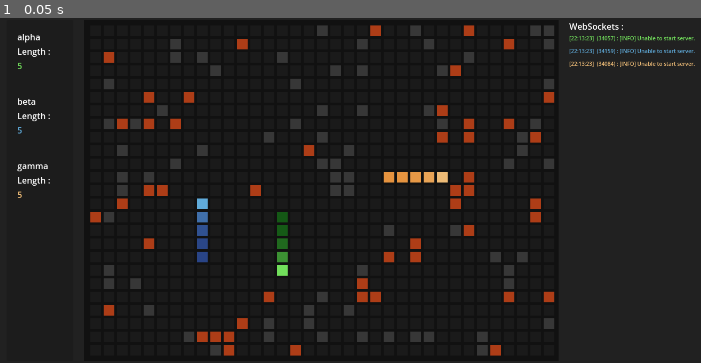
Above: before the commit, frame 1.
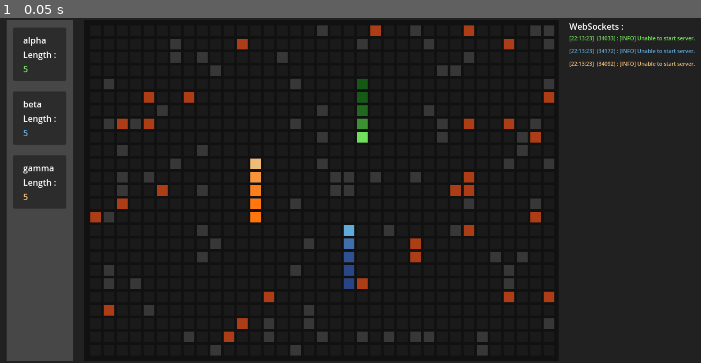
Above: after the commit, the same moment.

Repository: emecdelam/multiplayer_snake
Game: Godot game, scene res://scenes/main_game.tscn
Two runs of this game, one before a commit and one after it. Both use one fixed random seed, a clock stepped at 60 frames per second and the inputs below.
Inputs:
- Up to frame 1 (0.05 s): no input

The runs differ from the first frame. In frame 1, 9.4% of the frame differs, in the area x 0-88%, y 0-100%.

Commit message:
working with automatic display

Diff:
--- a/scenes/main_game.tscn
+++ b/scenes/main_game.tscn
@@ -6,11 +6,11 @@
 [sub_resource type="StyleBoxFlat" id="StyleBoxFlat_fjvs4"]
 bg_color = Color(0.129412, 0.129412, 0.129412, 1)
 
+[sub_resource type="StyleBoxFlat" id="StyleBoxFlat_5xl8l"]
+bg_color = Color(0.278431, 0.278431, 0.278431, 1)
+
 [sub_resource type="StyleBoxFlat" id="StyleBoxFlat_w2xjl"]
 bg_color = Color(0.0666667, 0.0666667, 0.0666667, 1)
-
-[sub_resource type="Theme" id="Theme_cid60"]
-CheckBox/styles/focus = null
 
 [node name="GUI" type="Control"]
 layout_mode = 3
@@ -20,7 +20,7 @@
 grow_horizontal = 2
 grow_vertical = 2
 
-[node name="Panel" type="Panel" parent="."]
+[node name="main_panel" type="Panel" parent="."]
 layout_mode = 1
 anchors_preset = 15
 anchor_right = 1.0
@@ -29,7 +29,7 @@
 grow_vertical = 2
 theme_override_styles/panel = SubResource("StyleBoxFlat_fjvs4")
 
-[node name="MarginContainer" type="MarginContainer" parent="Panel"]
+[node name="main_margin" type="MarginContainer" parent="main_panel"]
 layout_mode = 1
 anchors_preset = 15
 anchor_right = 1.0
@@ -41,107 +41,30 @@
 theme_override_constants/margin_right = 50
 theme_override_constants/margin_bottom = 50
 
-[node name="HBoxContainer" type="HBoxContainer" parent="Panel/MarginContainer"]
+[node name="main_h_container" type="HBoxContainer" parent="main_panel/main_margin"]
 layout_mode = 2
 theme_override_constants/separation = 20
 
-[node name="Panel" type="Panel" parent="Panel/MarginContainer/HBoxContainer"]
+[node name="display_panel" type="Panel" parent="main_panel/main_margin/main_h_container"]
 custom_minimum_size = Vector2(125, 250)
 layout_mode = 2
 size_flags_vertical = 3
+theme_override_styles/panel = SubResource("StyleBoxFlat_5xl8l")
 
-[node name="VBoxContainer" type="VBoxContainer" parent="Panel/MarginContainer/HBoxContainer/Panel"]
+[node name="display_v_container" type="VBoxContainer" parent="main_panel/main_margin/main_h_container/display_panel"]
+unique_name_in_owner = true
 custom_minimum_size = Vector2(0, 400)
 layout_mode = 1
 anchors_preset = 15
 anchor_right = 1.0
 anchor_bottom = 1.0
+offset_top = 14.0
 grow_horizontal = 2
 grow_vertical = 2
 size_flags_vertical = 0
+theme_override_constants/separation = 20
 
-[node name="MarginContainer" type="MarginContainer" parent="Panel/MarginContainer/HBoxContainer/Panel/VBoxContainer"]
-custom_minimum_size = Vector2(50, 100)
-layout_mode = 2
-size_flags_vertical = 0
-theme_override_constants/margin_left = 20
-theme_override_constants/margin_top = 20
-theme_override_constants/margin_right = 20
-theme_override_constants/margin_bottom = 20
-
-[node name="VBoxContainer1" type="VBoxContainer" parent="Panel/MarginContainer/HBoxContainer/Panel/VBoxContainer/MarginContainer"]
-layout_mode = 2
-
-[node name="name" type="Label" parent="Panel/MarginContainer/HBoxContainer/Panel/VBoxContainer/MarginContainer/VBoxContainer1"]
-unique_name_in_owner = true
-layout_mode = 2
-
-[node name="length" type="Label" parent="Panel/MarginContainer/HBoxContainer/Panel/VBoxContainer/MarginContainer/VBoxContainer1"]
-layout_mode = 2
-size_flags_vertical = 0
-text = "Length :"
-
-[node name="score" type="Label" parent="Panel/MarginContainer/HBoxContainer/Panel/VBoxContainer/MarginContainer/VBoxContainer1"]
-unique_name_in_owner = true
-layout_mode = 2
-size_flags_vertical = 0
-text = "0"
-
-[node name="MarginContainer2" type="MarginContainer" parent="Panel/MarginContainer/HBoxContainer/Panel/VBoxContainer"]
-custom_minimum_size = Vector2(50, 100)
-layout_mode = 2
-size_flags_vertical = 0
-theme_override_constants/margin_left = 20
-theme_override_constants/margin_top = 20
-theme_override_constants/margin_right = 20
-theme_override_constants/margin_bottom = 20
-
-[node name="VBoxContainer2" type="VBoxContainer" parent="Panel/MarginContainer/HBoxContainer/Panel/VBoxContainer/MarginContainer2"]
-layout_mode = 2
-
-[node name="name_2" type="Label" parent="Panel/MarginContainer/HBoxContainer/Panel/VBoxContainer/MarginContainer2/VBoxContainer2"]
-unique_name_in_owner = true
-layout_mode = 2
-
-[node name="length" type="Label" parent="Panel/MarginContainer/HBoxContainer/Panel/VBoxContainer/MarginContainer2/VBoxContainer2"]
-layout_mode = 2
-size_flags_vertical = 0
-text = "Length :"
-
-[node name="score_2" type="Label" parent="Panel/MarginContainer/HBoxContainer/Panel/VBoxContainer/MarginContainer2/VBoxContainer2"]
-unique_name_in_owner = true
-layout_mode = 2
-size_flags_vertical = 0
-text = "0"
-
-[node name="MarginContainer3" type="MarginContainer" parent="Panel/MarginContainer/HBoxContainer/Panel/VBoxContainer"]
-custom_minimum_size = Vector2(50, 100)
-layout_mode = 2
-size_flags_vertical = 0
-theme_override_constants/margin_left = 20
-theme_override_constants/margin_top = 20
-theme_override_constants/margin_right = 20
-theme_override_constants/margin_bottom = 20
-
-[node name="VBoxContainer2" type="VBoxContainer" parent="Panel/MarginContainer/HBoxContainer/Panel/VBoxContainer/MarginContainer3"]
-layout_mode = 2
-
-[node name="name_3" type="Label" parent="Panel/MarginContainer/HBoxContainer/Panel/VBoxContainer/MarginContainer3/VBoxContainer2"]
-unique_name_in_owner = true
-layout_mode = 2
-
-[node name="length" type="Label" parent="Panel/MarginContainer/HBoxContainer/Panel/VBoxContainer/MarginContainer3/VBoxContainer2"]
-layout_mode = 2
-size_flags_vertical = 0
-text = "Length :"
-
-[node name="score_3" type="Label" parent="Panel/MarginContainer/HBoxContainer/Panel/VBoxContainer/MarginContainer3/VBoxContainer2"]
-unique_name_in_owner = true
-layout_mode = 2
-size_flags_vertical = 0
-text = "0"
-
-[node name="Panel2" type="Panel" parent="Panel/MarginContainer/HBoxContainer"]
+[node name="game_panel" type="Panel" parent="main_panel/main_margin/main_h_container"]
 custom_minimum_size = Vector2(100, 100)
 layout_mode = 2
 size_flags_horizontal = 0
@@ -149,27 +72,21 @@
 theme_override_styles/panel = SubResource("StyleBoxFlat_w2xjl")
 metadata/_edit_use_anchors_ = true
 
-[node name="Node2D" type="Node2D" parent="Panel/MarginContainer/HBoxContainer/Panel2"]
+[node name="game_container" type="Node2D" parent="main_panel/main_margin/main_h_container/game_panel"]
 position = Vector2(1, 0)
 script = ExtResource("1_c2hxe")
-number_fruits = 50
+number_fruits = 30
 
-[node name="Timer" type="Timer" parent="Panel/MarginContainer/HBoxContainer/Panel2"]
+[node name="timer" type="Timer" parent="main_panel/main_margin/main_h_container/game_panel"]
 wait_time = 0.15
 one_shot = true
 
-[node name="console" type="VBoxContainer" parent="Panel/MarginContainer/HBoxContainer"]
+[node name="console" type="VBoxContainer" parent="main_panel/main_margin/main_h_container"]
 unique_name_in_owner = true
 custom_minimum_size = Vector2(50, 350)
 layout_mode = 2
 script = ExtResource("2_550nc")
 
-[node name="Label" type="Label" parent="Panel/MarginContainer/HBoxContainer/console"]
+[node name="websockets" type="Label" parent="main_panel/main_margin/main_h_container/console"]
 layout_mode = 2
 text = "WebSockets :"
-
-[node name="silent" type="CheckBox" parent="Panel/MarginContainer/HBoxContainer/console"]
-visible = false
-layout_mode = 2
-theme = SubResource("Theme_cid60")
-text = "Silent mode"
--- a/scenes/player_display.tscn
+++ b/scenes/player_display.tscn
@@ -1,29 +1,38 @@
 [gd_scene format=3 uid="uid://cytim0ssld1dj"]
 
-[node name="player_margin" type="MarginContainer"]
+[node name="panel" type="Panel"]
+custom_minimum_size = Vector2(100, 100)
+offset_left = 8.0
+offset_top = 8.0
+offset_right = 112.0
+offset_bottom = 120.0
+size_flags_horizontal = 4
+size_flags_vertical = 4
+
+[node name="player_margin" type="MarginContainer" parent="."]
 custom_minimum_size = Vector2(50, 100)
+layout_mode = 1
+anchors_preset = 15
+anchor_right = 1.0
+anchor_bottom = 1.0
+grow_horizontal = 2
+grow_vertical = 2
 size_flags_vertical = 0
 theme_override_constants/margin_left = 20
 theme_override_constants/margin_top = 20
 theme_override_constants/margin_right = 20
 theme_override_constants/margin_bottom = 20
 
-[node name="Panel" type="Panel" parent="."]
-custom_minimum_size = Vector2(50, 100)
+[node name="player_v_container" type="VBoxContainer" parent="player_margin"]
 layout_mode = 2
 
-[node name="player_v_container" type="VBoxContainer" parent="Panel"]
-layout_mode = 2
-offset_right = 62.0
-offset_bottom = 77.0
-
-[node name="name" type="Label" parent="Panel/player_v_container"]
+[node name="name" type="Label" parent="player_margin/player_v_container"]
 layout_mode = 2
 
-[node name="length" type="Label" parent="Panel/player_v_container"]
+[node name="length" type="Label" parent="player_margin/player_v_container"]
 layout_mode = 2
 text = "Length :"
 
-[node name="score" type="Label" parent="Panel/player_v_container"]
+[node name="score" type="Label" parent="player_margin/player_v_container"]
 layout_mode = 2
 text = "0"
--- a/scripts/communication/thread_manager.gd
+++ b/scripts/communication/thread_manager.gd
@@ -12,7 +12,7 @@
 
 ## Function to execute a command in a specific thread
 func execute(index: int, exec_path: String, exec_args: Array):
-	print("[INFO] appel vers un thread")
+	print("[INFO] Creating processes for threads")
 	if index >= threads.size():
 		print("[WARNING] trying to execute with an index superior to the number of threads")
 		return
@@ -25,7 +25,6 @@
 
 ## A function do print all outputs
 func dump_outputs() -> Thread:
-	print("[INFO] waiting for threads to finish dumping outputs")
 	var dump = func() -> void:
 		for thread in threads:
 			thread.wait_to_finish()
--- a/scripts/game/main_game.gd
+++ b/scripts/game/main_game.gd
@@ -1,5 +1,6 @@
 extends Node2D
 
+class_name Game
 #--------------------------------------
 # EXPORTS
 #--------------------------------------
@@ -16,6 +17,7 @@
 #--------------------------------------
 @onready var panel_position: Vector2 = position
 @onready var cell: Resource = preload("res://scenes/cell.tscn")
+@onready var player_display = preload("res://scenes/player_display.tscn")
 @onready var console: ServerConsole = %console
 #--------------------------------------
 # GLOBAL VAR
@@ -28,32 +30,19 @@
 var param := Parameters.new()
 var thread_manager := ThreadManager.new(param.number_of_players)
 var connections: Array[bool] = []
-
+var dead_count: int = 0
 #--------------------------------------
 # Default functions
 #--------------------------------------
 func _ready():
 	# Initialize display
-	%name.text = param.player_names[0]
-	%name_2.text = param.player_names[1]
-	%name_3.text = param.player_names[2]
-	%score.add_to_group("score_labels")
-	%score.add_theme_color_override("font_color",param.player_colors[0][0])
-	if param.number_of_players > 2:
-		%score_3.add_to_group("score_labels")
-		%score_3.add_theme_color_override("font_color",param.player_colors[2][0])
-	if param.number_of_players > 1:
-		%score_2.add_to_group("score_labels")
-		%score_2.add_theme_color_override("font_color",param.player_colors[1][0])
-	else:
-		%score_2.get_parent().hide()
-		%score_3.get_parent().hide()
-		print("[WARNING] only updating score for one player")
+	create_score_displays()
+
 	# Game related starts
 	spawns = create_spawns(param.number_of_players)
 	create_map()
 	create_player()
-	timer  = get_parent().get_node("Timer")
+	timer  = get_parent().get_node("timer")
 	map.generate_walls(number_walls, spawns)
 	# Connection related starts
 	create_servers()
@@ -69,20 +58,21 @@
 		return
 	if not timer.is_stopped(): # Check for game ticks
 		return
-	for player in players:
-		if not player.alive:
-			return
+
+	if dead_count + 1 >= param.number_of_players: # 1 winner
+		return
+
 	for i in connections:
 		if not i: # Checks that every node is connected
+			#print("[WARNING] Player nor connected")
 			return
 
 
 
 	for player in players:
-		var alive = player.move_snake(map)
-		if alive:
-			continue
-		handle_death_player(player)
+		player.move_snake(map, self)
+
+
 	for i in range(len(servers)):
 		servers[i].send_message(map.dump_map_state(players[i], players))
 	timer.start()
@@ -92,6 +82,7 @@
 #--------------------------------------
 # Custom functions
 #--------------------------------------
+
 
 
 ## Creates the map
@@ -105,6 +96,16 @@
 	map.create_map(get_parent(), self)
 	map.generate_fruits(number_fruits)
 
+
+## Create the displays for the players
+func create_score_displays():
+	for i in range(param.number_of_players):
+		var display = player_display.instantiate()
+		display.get_node("player_margin/player_v_container/name").text = param.player_names[i]
+		var score = display.get_node("player_margin/player_v_container/score")
+		score.add_to_group("score_labels")
+		score.add_theme_color_override("font_color",param.player_colors[i][0])
+		%display_v_container.add_child(display)
 
 
 
@@ -146,6 +147,7 @@
 		var args = param.player_exec[i][1]
 		args.append(servers[i].PORT)
 		thread_manager.execute(i, param.player_exec[i][0], args)
+
 
 
 ## Generates random spawn points for the {number} of players
@@ -205,6 +207,7 @@
 
 ## Handles the death of any player
 func handle_death_player(player: Player):
+	dead_count += 1
 	print("[INFO] Player died : "+player.name)
 	player.display_dead_body(map)
 	for server in servers:
--- a/scripts/game/player.gd
+++ b/scripts/game/player.gd
@@ -55,7 +55,7 @@
 
 
 ## The function moving the snake returns false if the snake dies
-func move_snake(map: Map) -> bool:
+func move_snake(map: Map, game: Game) -> bool:
 	if not alive:
 		return false
 	var snake_head: Vector2 = body[-1]
@@ -64,6 +64,7 @@
 	# Collides
 	if map.check_player_collision(new_snake_pos):
 		alive = false
+		game.handle_death_player(self)
 		return false
 	old_direction = direction
 	body.append(new_snake_pos)
--- a/scripts/parameters.gd
+++ b/scripts/parameters.gd
@@ -6,7 +6,7 @@
 @export var player_colors = [
     [Color("#72DF5C"), Color("#145815")],
     [Color("#60ABDA"), Color("#294486")],
-    [Color("#EEBC77"), Color("#E5933F")]
+    [Color("#EEBC77"), Color("#FF760D")]
 ]
 
 
Not shown, changed: python/player_code/main.py
